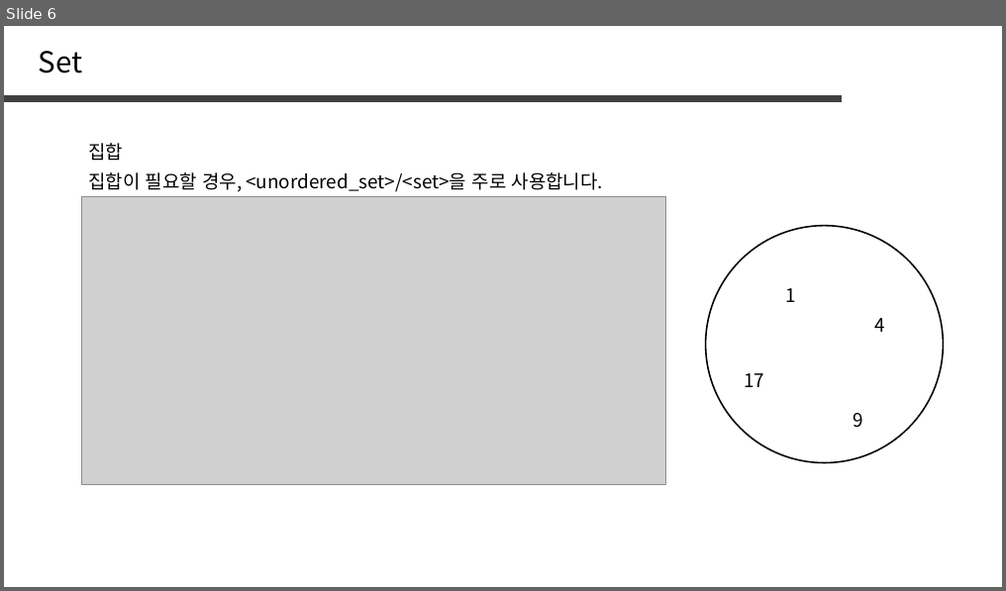
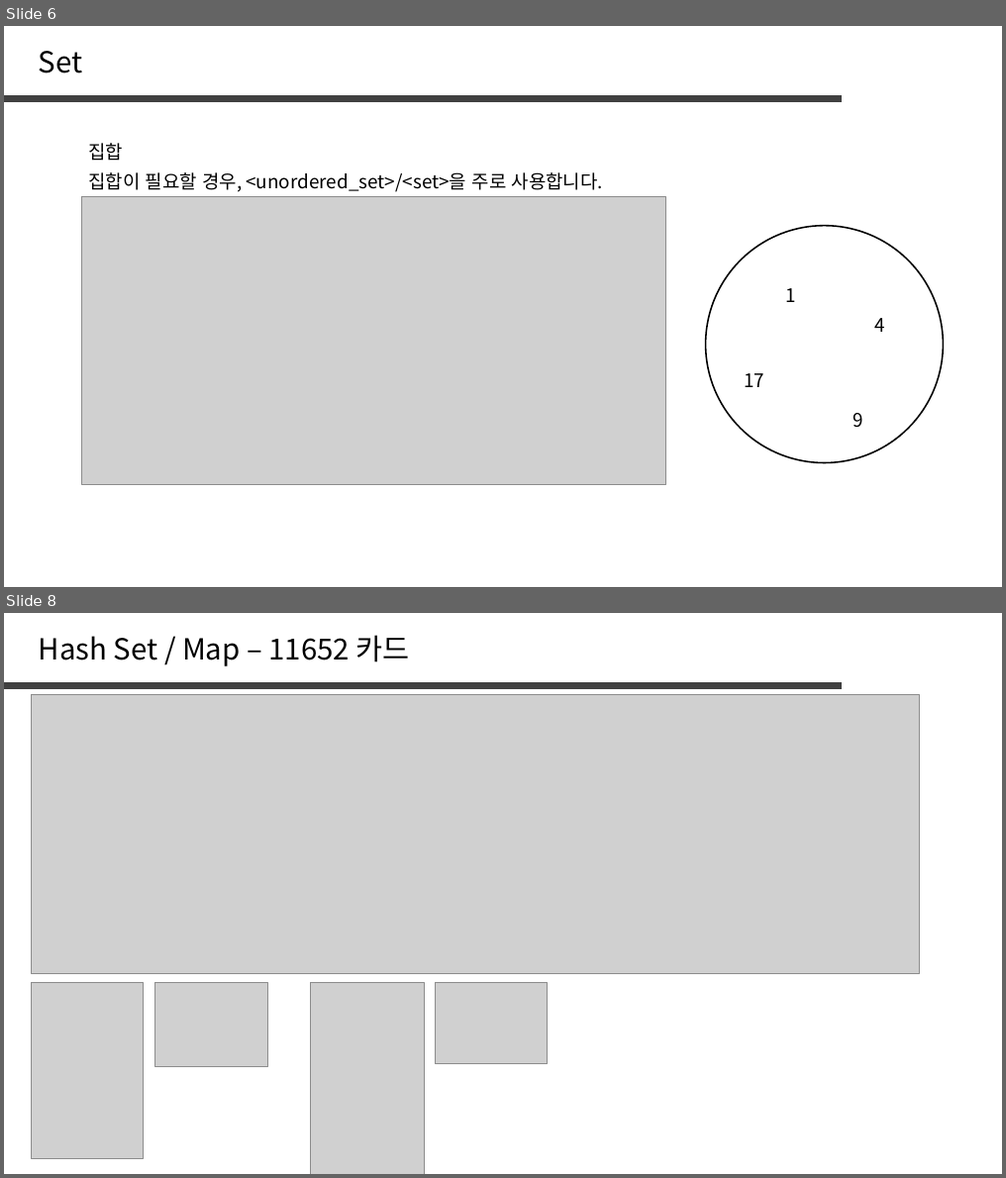
Before and after one commit to jaehoo1/PS-study, a slide deck: study/15_Hash Set, Hash Map.pptx. Shown one above the other, each under a label of ours: slide 6 before the commit, slides 6 and 8 after it; the slides between them are not shown. The pictures are 1006x591 and 1006x1178 pixels, drawn with LibreOffice and Linux fonts; fonts in the diff are those of the drawing; grey boxes stand for pictures. Boxes give left, top, right and bottom in pixels: in the first picture for what was removed or moved away, otherwise in the second. Text is boxed around its words. In the diff, an @@ line names an element or a change of style, - is before the commit and + after.

```diff
--- a/study/15_Hash Set, Hash Map.pptx
+++ b/study/15_Hash Set, Hash Map.pptx
@@ slide 8 added at (x1=4, y1=613, x2=1002, y2=1174), background #FFFFFF @@
@@ text added at (x1=39, y1=635, x2=410, y2=666), 28 pt, text #000000 @@
+Hash Set / Map – 11652 카드
@@ line added from (4, 685) to (843, 685), #404040 6 pt @@
@@ picture added at (x1=31, y1=694, x2=920, y2=973) @@
@@ picture added at (x1=31, y1=982, x2=144, y2=1158) @@
@@ picture added at (x1=154, y1=983, x2=267, y2=1065) @@
@@ picture added at (x1=311, y1=982, x2=424, y2=1174) @@
@@ picture added at (x1=436, y1=982, x2=548, y2=1063) @@
```
Also in this commit, not shown: 1 slide changed, 2 other slides added, 13 slides removed.
